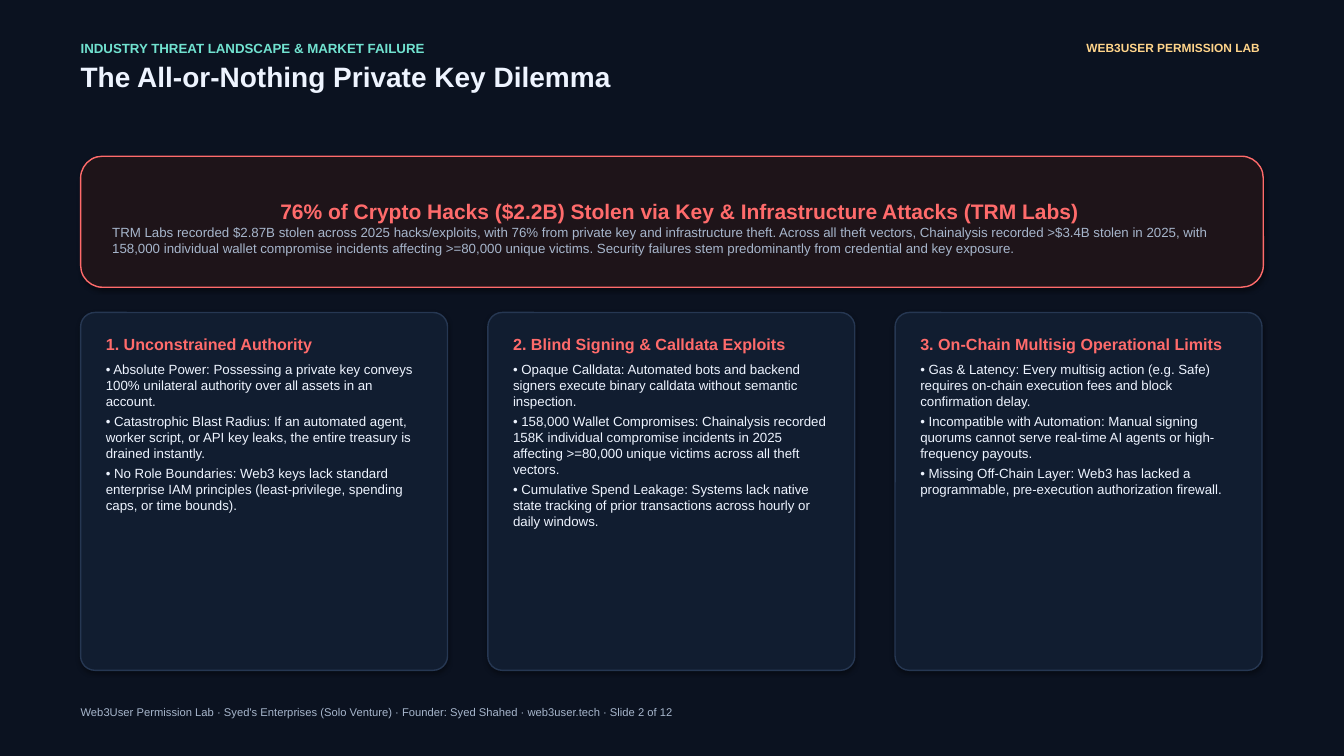
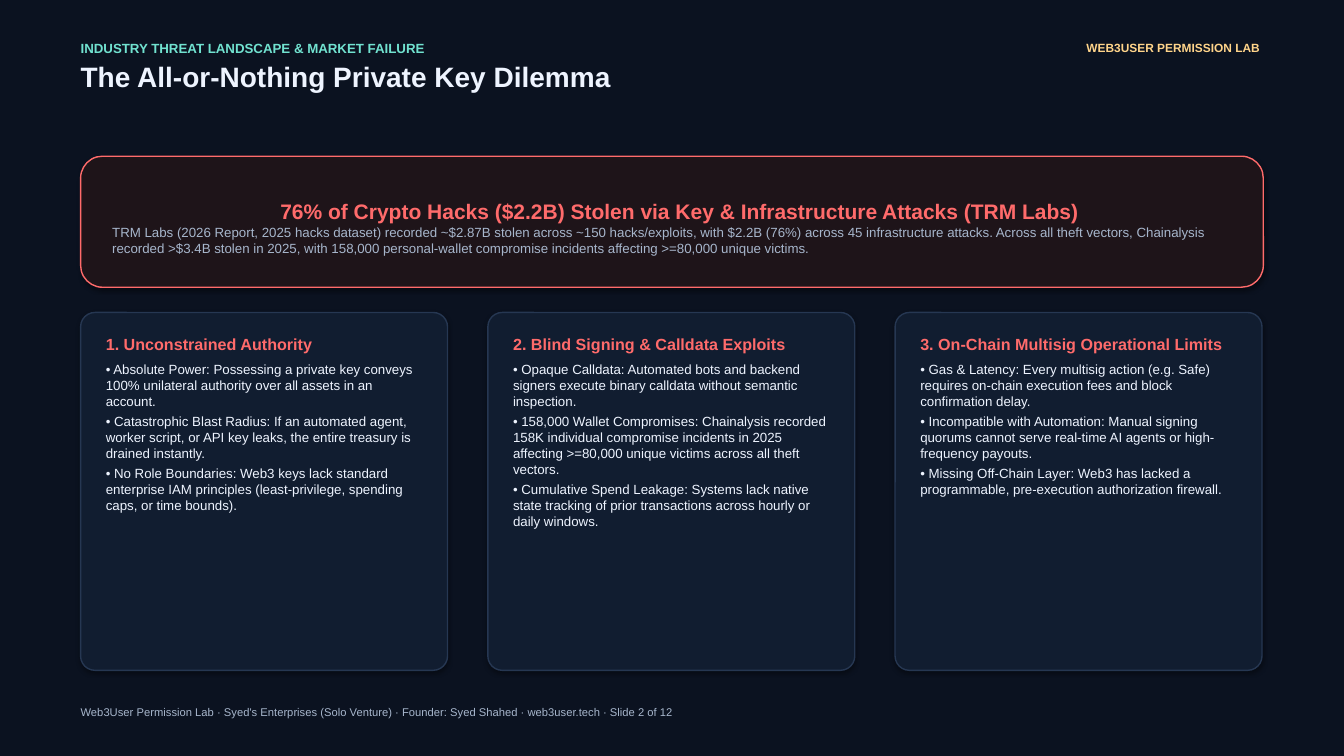
Before and after one commit to syedsenterprises/Web3User-Permission-Lab, a slide deck: slide 2 of funding/application/Web3User-TECH-Funding-Pitch-Deck.pptx. Drawn at 1344x756 pixels with LibreOffice and Linux fonts; fonts in the diff are those of the drawing. Boxes give left, top, right and bottom in pixels: in the first picture for what was removed or moved away, otherwise in the second. Text is boxed around its words. In the diff, an @@ line names an element or a change of style, - is before the commit and + after.

```diff
--- a/funding/application/Web3User-TECH-Funding-Pitch-Deck.pptx
+++ b/funding/application/Web3User-TECH-Funding-Pitch-Deck.pptx
@@ text in rounded rectangle at <box>112,227,1205,256</box>: text changed @@
-TRM Labs recorded $2.87B stolen across 2025 hacks/exploits, with 76% from private key and infrastructure theft. Across all theft vectors, Chainalysis recorded >$3.4B stolen in 2025, with 158,000 individual wallet compromise incidents affecting >=80,000 unique victims. Security failures stem predominantly from credential and key exposure.
+TRM Labs (2026 Report, 2025 hacks dataset) recorded ~$2.87B stolen across ~150 hacks/exploits, with $2.2B (76%) across 45 infrastructure attacks. Across all theft vectors, Chainalysis recorded >$3.4B stolen in 2025, with 158,000 personal-wallet compromise incidents affecting >=80,000 unique victims.
```
Also in this commit, not shown: 5 other slides changed, 12 other files.
